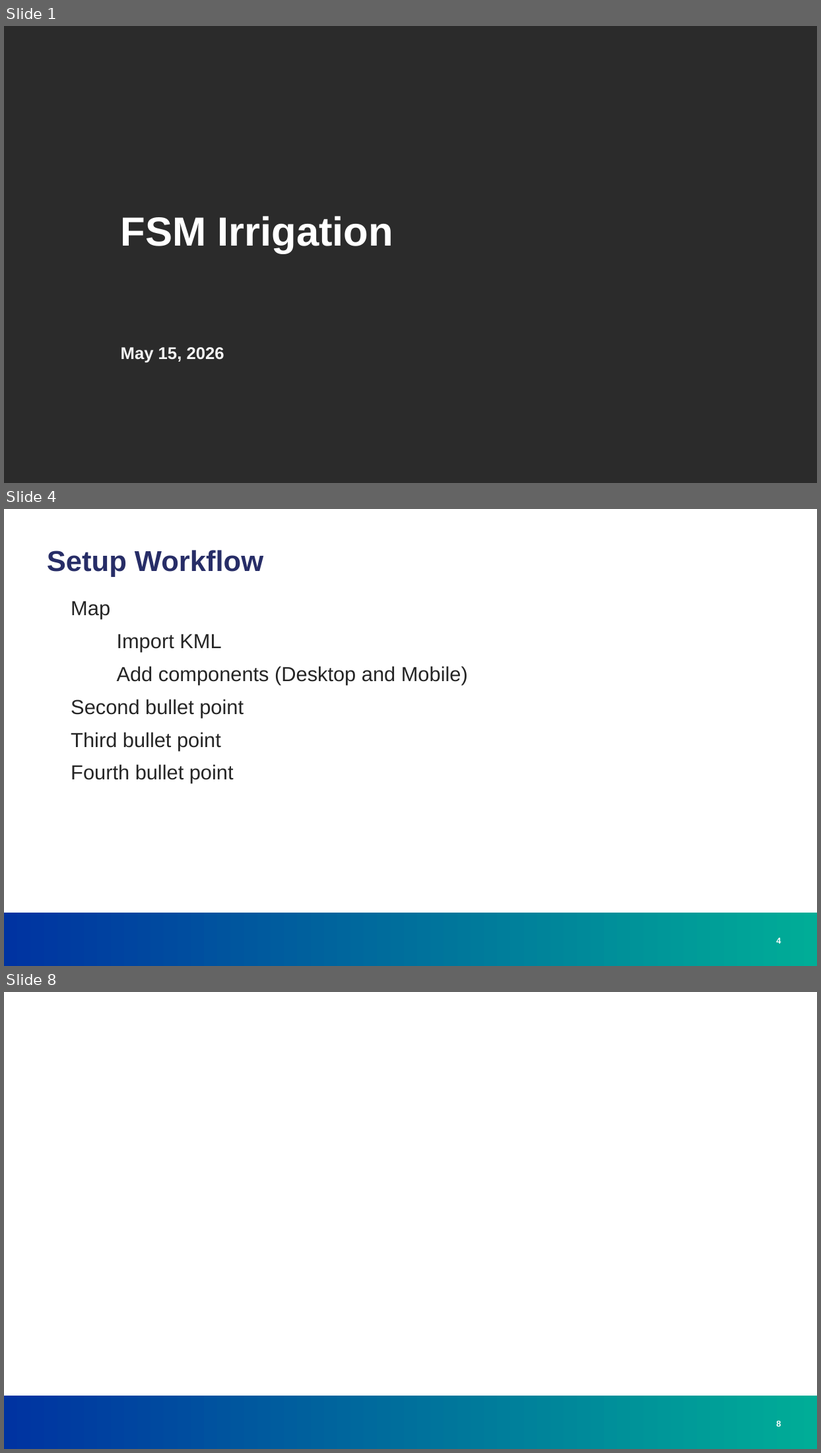
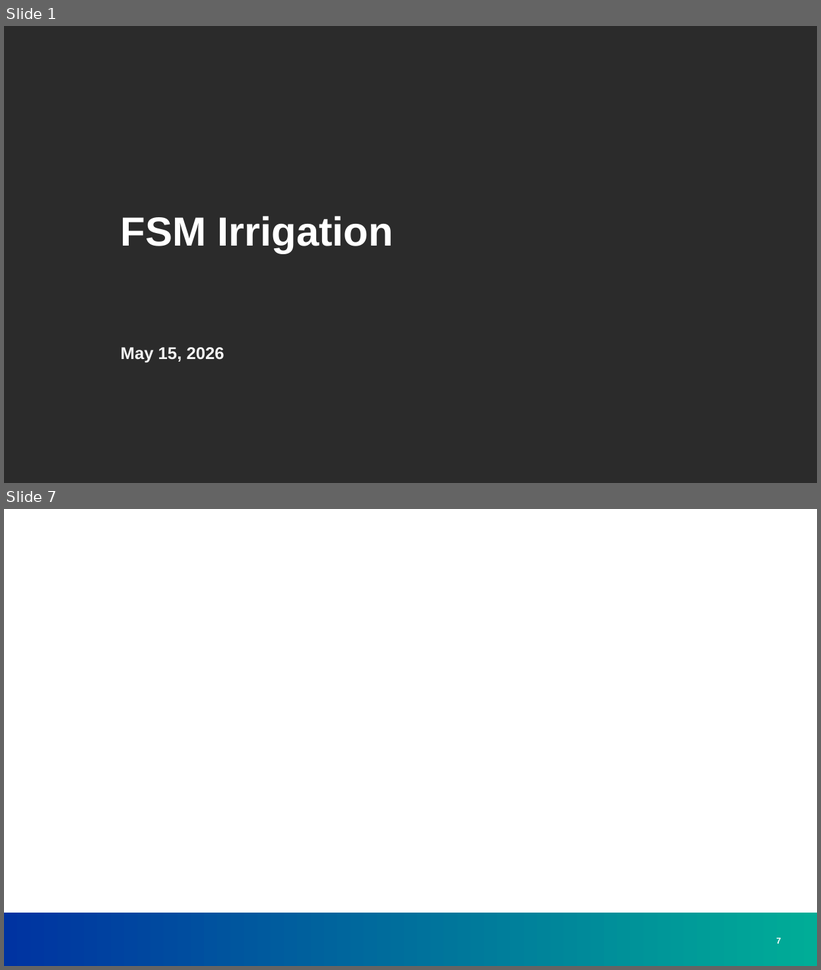
Before and after one commit to greg-e/irrigation, a slide deck: fsm_irrigation.pptx. Shown one above the other, each under a label of ours: slides 1, 4 and 8 before the commit, slides 1 and 7 after it; the slides between them are not shown. The pictures are 821x1453 and 821x970 pixels, drawn with LibreOffice and Linux fonts; fonts in the diff are those of the drawing; background and template pictures are left out; a plain dark background stands for a picture behind light text. Boxes give left, top, right and bottom in pixels: in the first picture for what was removed or moved away, otherwise in the second. Text is boxed around its words. In the diff, an @@ line names an element or a change of style, - is before the commit and + after.

```diff
--- a/fsm_irrigation.pptx
+++ b/fsm_irrigation.pptx
@@ slide 4 removed at [4, 509, 817, 966], background #FFFFFF; not listed: 1 template element that a slide beside it also shows @@
@@ title removed at [47, 550, 263, 577] @@
-Setup Workflow
@@ text removed at [71, 601, 468, 784] @@
-Map
-Import KML
-Add components (Desktop and Mobile)
-Second bullet point
-Third bullet point
-Fourth bullet point
@@ page number removed at [776, 938, 781, 944] @@
-4
@@ what was slide 8 is now slide 7 @@
@@ page number at [776, 938, 781, 944]: text changed @@
-8
+7
```
Also in this commit, not shown: 1 slide changed, 4 slides added, 4 other slides removed, 25 other files.
